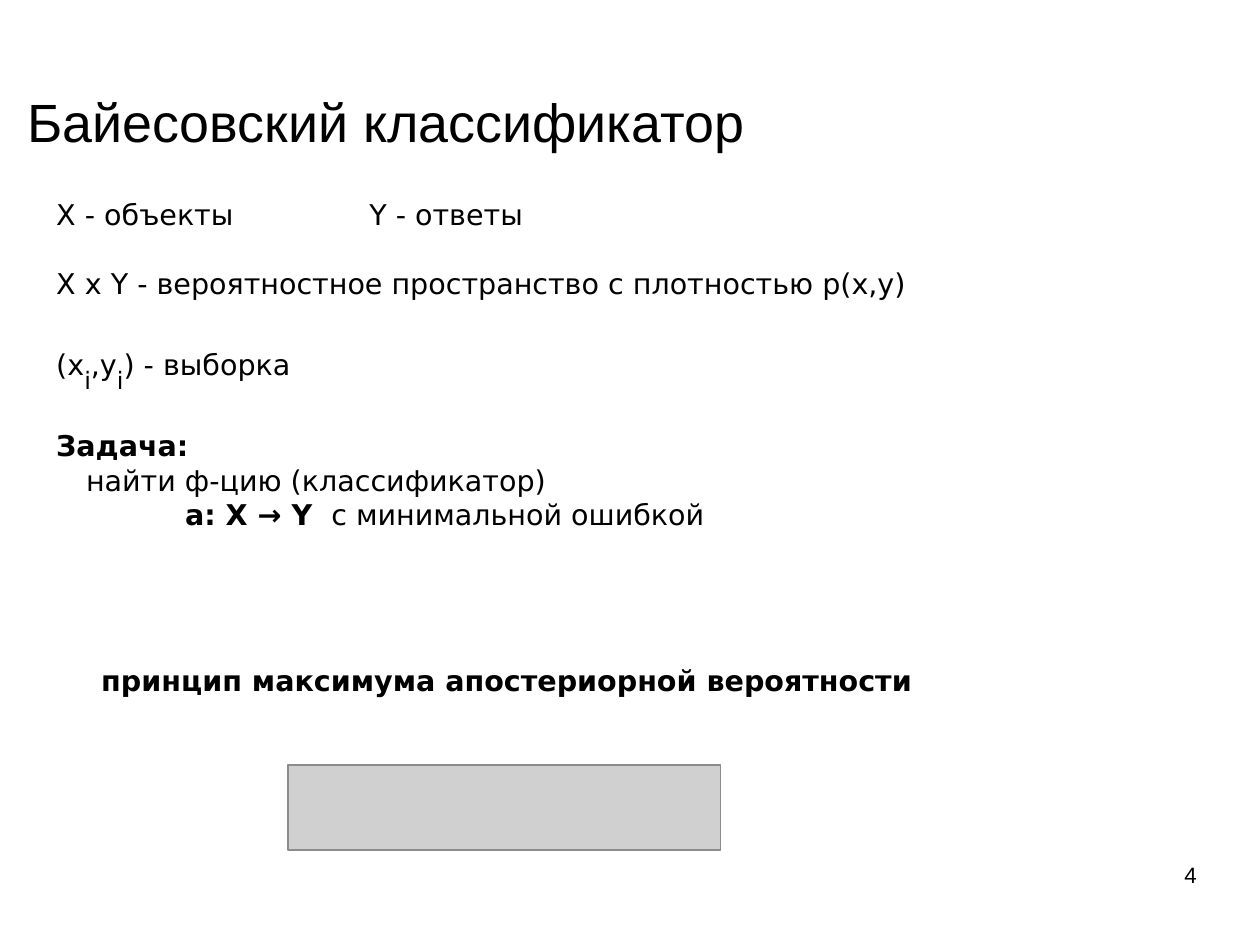
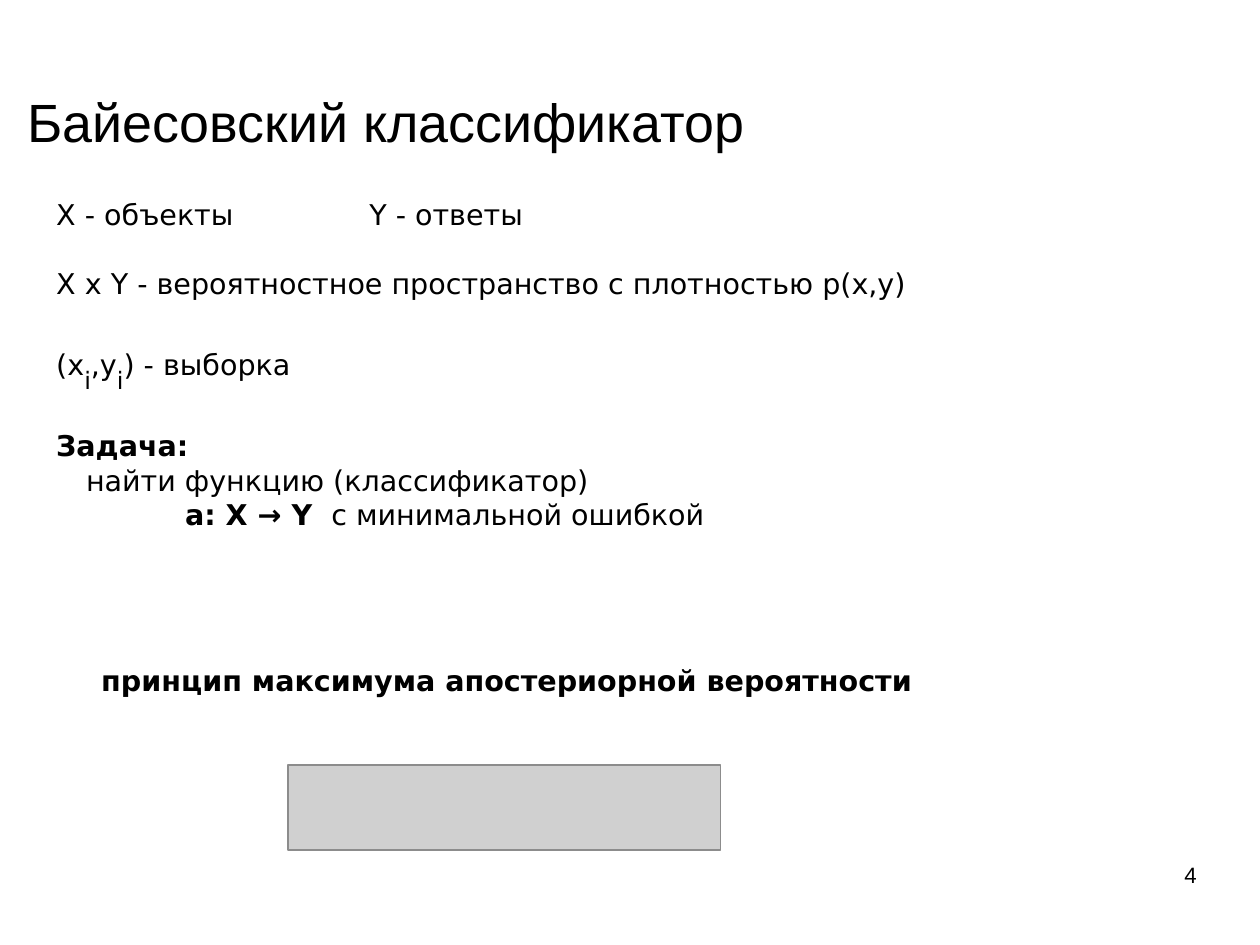
Before and after one commit to mechanoid5/ml_lectorium_legacy, a slide deck: slide 4 of 11-bayes.odp. Drawn at 1260x945 pixels with LibreOffice and Linux fonts; fonts in the diff are those of the drawing; grey boxes stand for pictures; background and template pictures are left out. Boxes give left, top, right and bottom in pixels: in the first picture for what was removed or moved away, otherwise in the second. Text is boxed around its words. In the diff, an @@ line names an element or a change of style, - is before the commit and + after.

```diff
--- a/11-bayes.odp
+++ b/11-bayes.odp
@@ text at box(86, 469, 588, 496): text changed @@
-найти ф-цию (классификатор)
+найти функцию (классификатор)
```
Also in this commit, not shown: 5 other slides changed, 1 other file.
